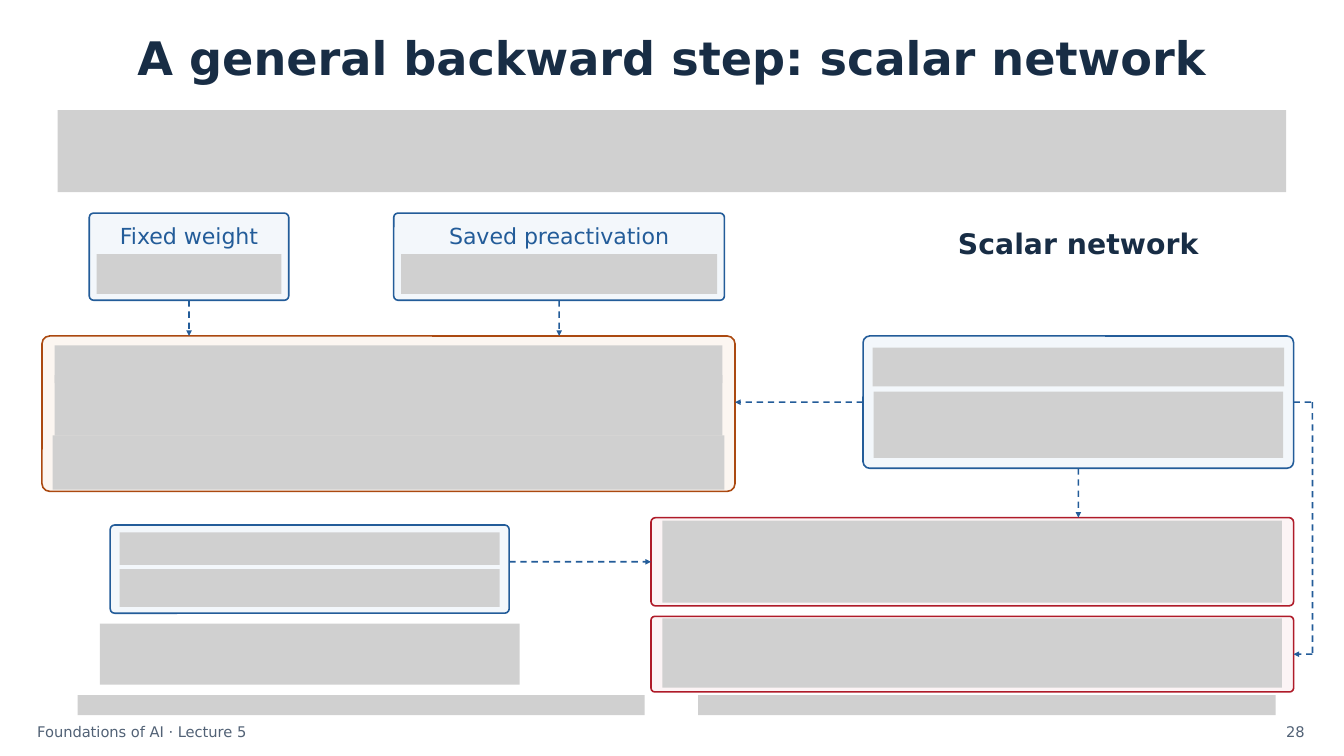
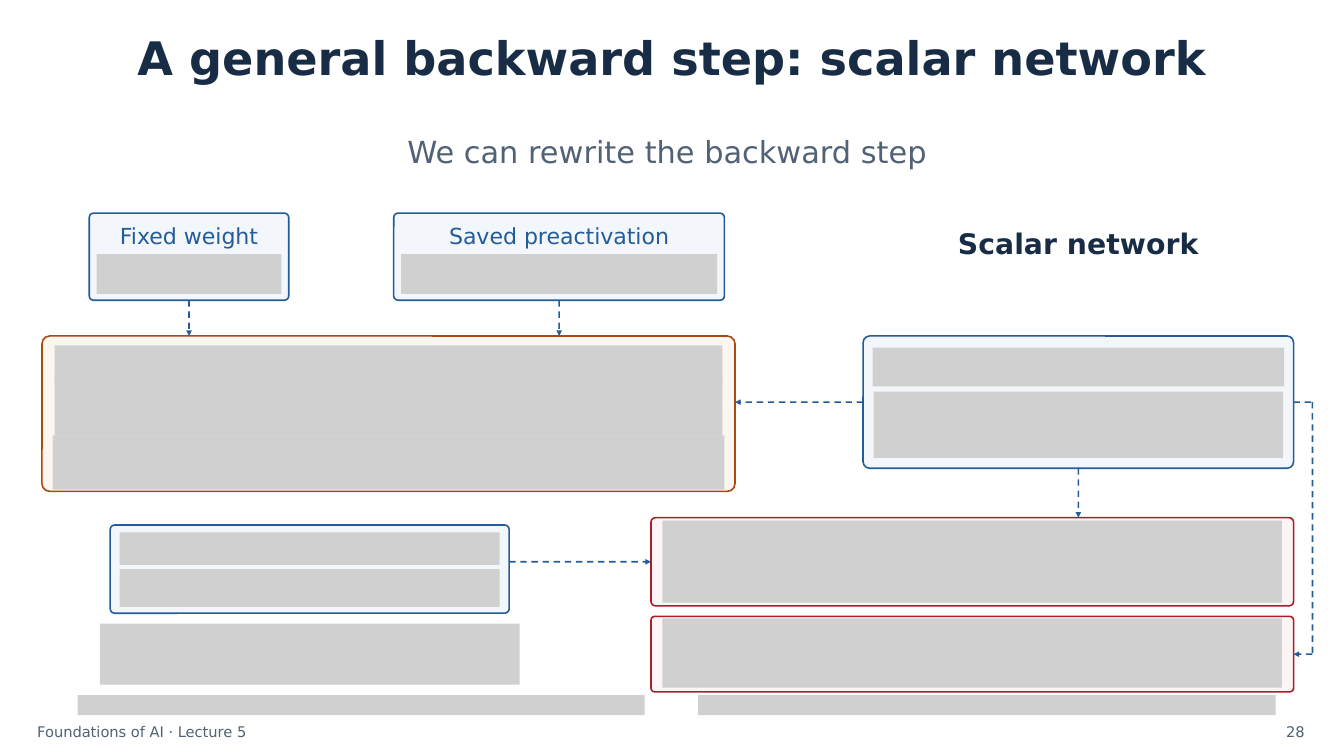
Before and after one commit to semtm0051/2026_27, a slide deck: slide 28 of Week_05/Slides/Week_05 - Slides.pptx. Drawn at 1344x756 pixels with LibreOffice and Linux fonts; fonts in the diff are those of the drawing; grey boxes stand for pictures. Boxes give left, top, right and bottom in pixels: in the first picture for what was removed or moved away, otherwise in the second. Text is boxed around its words. In the diff, an @@ line names an element or a change of style, - is before the commit and + after.

```diff
--- a/Week_05/Slides/Week_05 - Slides.pptx
+++ b/Week_05/Slides/Week_05 - Slides.pptx
@@ picture removed at (x1=57, y1=110, x2=1287, y2=192) @@
@@ text added at (x1=407, y1=140, x2=927, y2=169), 21.8 pt, text #526276 @@
+We can rewrite the backward step
```
Also in this commit, not shown: 2 other slides changed, 1 other file.
